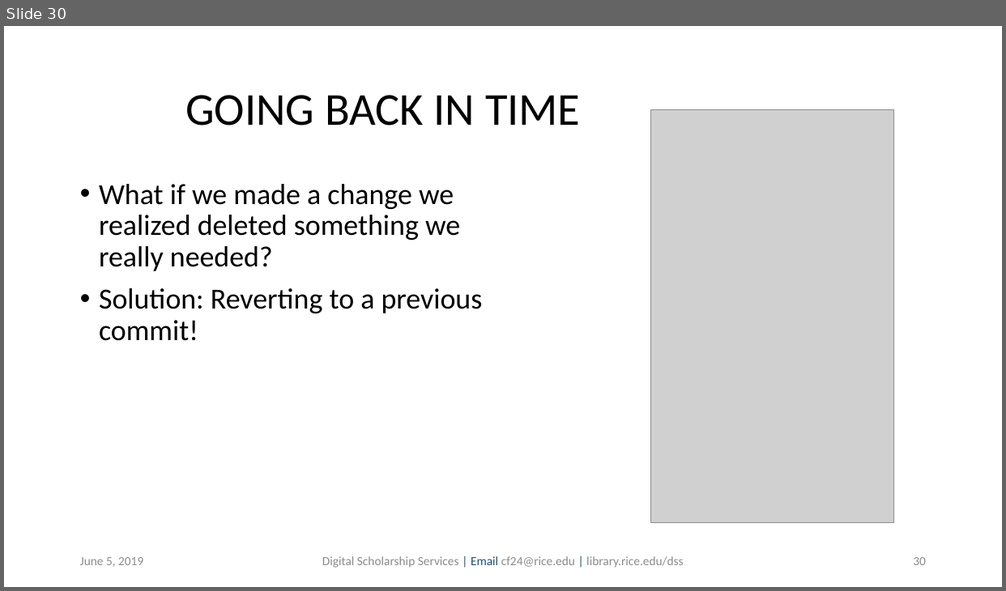
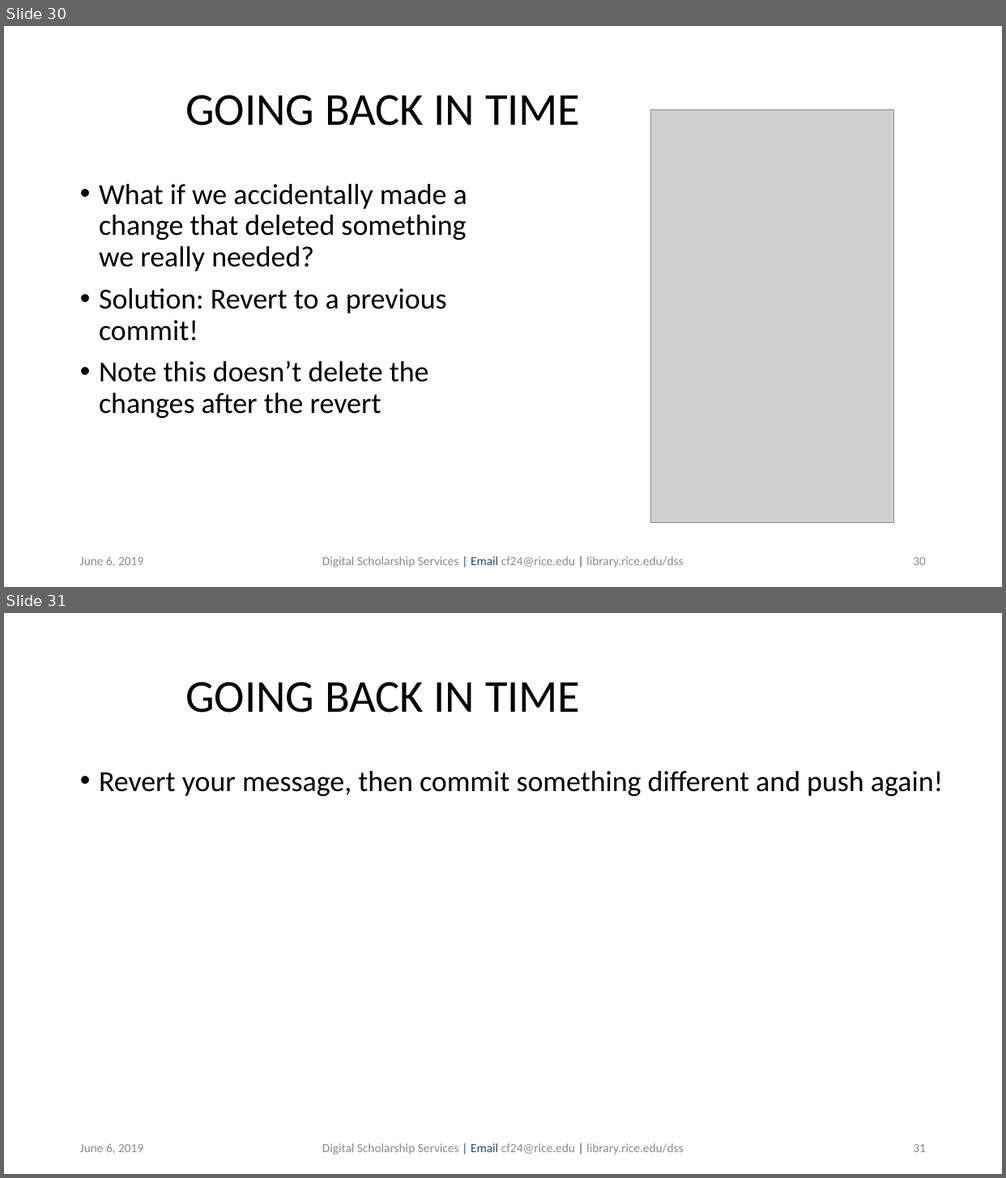
Before and after one commit to bakitybacon/rice-data-and-donuts, a slide deck: github/Introduction to Git & GitHub.pptx. Shown one above the other, each under a label of ours: slide 30 before the commit, slides 30 and 31 after it. The pictures are 1006x591 and 1006x1178 pixels, drawn with LibreOffice and Linux fonts; fonts in the diff are those of the drawing; grey boxes stand for pictures; background and template pictures are left out. Boxes give left, top, right and bottom in pixels: in the first picture for what was removed or moved away, otherwise in the second. Text is boxed around its words. In the diff, an @@ line names an element or a change of style, - is before the commit and + after.

Commit message:
edited text

```diff
--- a/github/Introduction to Git & GitHub.pptx
+++ b/github/Introduction to Git & GitHub.pptx
@@ slide 31 added at [4, 613, 1002, 1174], background #FFFFFF @@
@@ title added at [185, 682, 580, 713], 44 pt, text #000000 @@
+GOING BACK IN TIME
@@ text added at [99, 771, 943, 796], 28 pt, text #000000 @@
+• Revert your message, then commit something different and push again!
@@ text added at [80, 1144, 143, 1154], 12 pt, text #8C8C8C @@
+June 6, 2019
@@ text added at [322, 1144, 683, 1155], 12 pt, text #8C8C8C @@
+Digital Scholarship Services | Email cf24@rice.edu | library.rice.edu/dss
@@ page number added at [913, 1144, 926, 1152], 12 pt, text #8C8C8C @@
+31
@@ slide 30 changed as well @@
@@ text at [99, 184, 467, 418]: text changed @@
-• What if we made a change we realized deleted something we really needed?
-• Solution: Reverting to a previous commit!
+• What if we accidentally made a change that deleted something we really needed?
+• Solution: Revert to a previous commit!
+• Note this doesn’t delete the changes after the revert
@@ text at [80, 557, 143, 567]: text changed @@
-June 5, 2019
+June 6, 2019
```
Also in this commit, not shown: 39 other slides changed.
